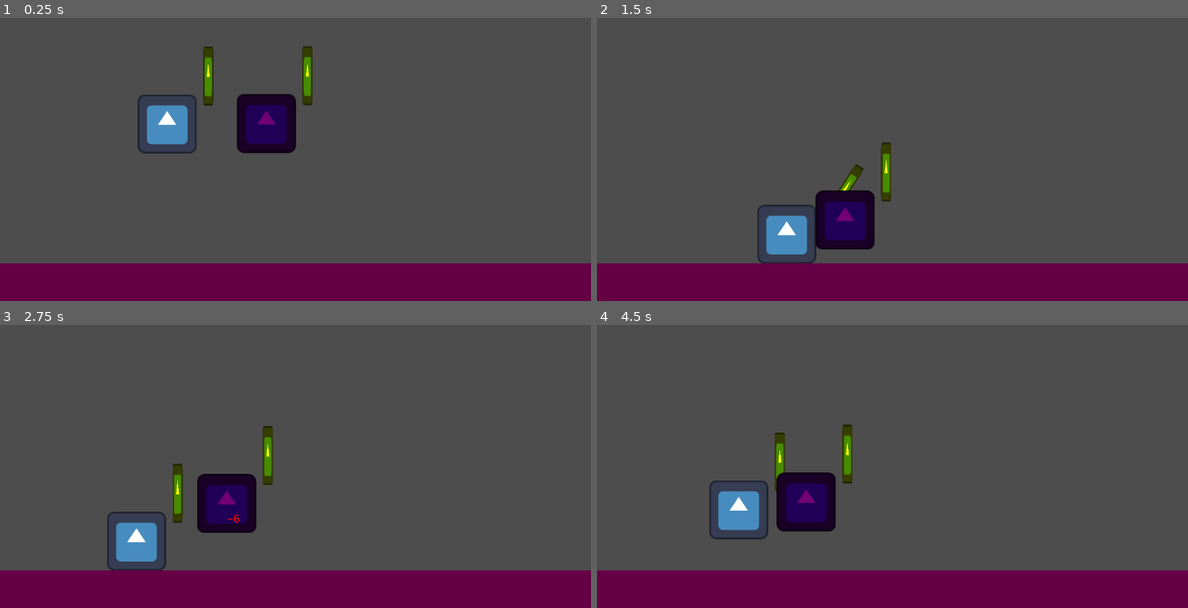
Above: before the commit, frames 1-4 (two rows, left to right).
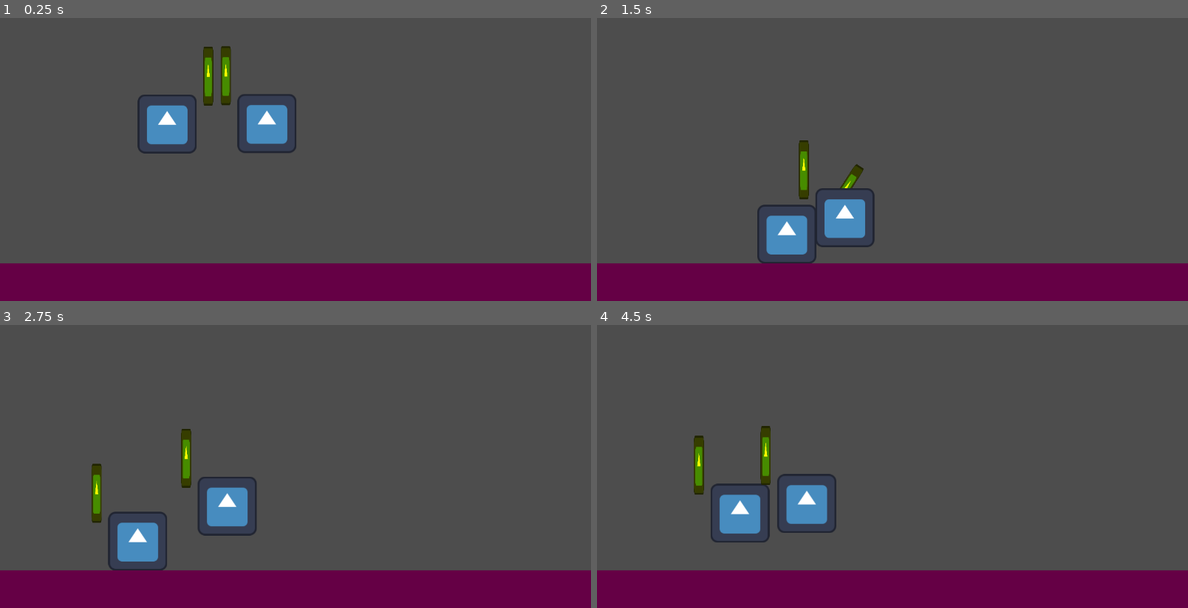
Above: after the commit, the same moments.

Repository: bjornarprytz/yggdrasil-prototype-1
Game: Godot game, scene res://main.tscn
Same seed, same stepped clock (60 frames per second), same inputs: the game is played once before the commit and once after it. The engine's default icon, where the game draws it, is replaced by a stand-in: a white triangle on a blue panel in a dark square.
Inputs:
- Up to frame 1 (0.25 s): no input
- Up to frame 2 (1.5 s): hold Space (jump) 0.53-1.28 s; hold Right (move_right) from 0.53 s (still down); tap F (attack_primary) at 1.35 s
- Up to frame 3 (2.75 s): tap Space (jump) at 1.52, 1.55, 1.82, 2.3 s; release Right (move_right) at 2.03 s; hold Left (move_left) from 2.03 s (still down); hold D (attack_secondary) from 2.03 s (still down)
- Up to frame 4 (4.5 s): release Left (move_left) at 2.78 s; release D (attack_secondary) at 2.78 s; hold Right (move_right) 2.78-4.28 s; tap S (special) at 2.85 s; tap Space (jump) at 3.02, 3.05, 3.32, 3.77, 3.8, 4.07, 4.35 s; hold A (trinket) 3.53-4.28 s; hold Left (move_left) from 4.28 s (still down)

The runs differ from the first frame. In frame 1, 2.8% of the frame differs, in the area x 37-53%, y 9-48%; in frame 2, 2.9%; in frame 3, 3.7%; in frame 4, 4.2%, in the area x 16-44%, y 35-77%.

Commit message:
Fix orientation bug (note to self: don't tamper with physics body scale)

Diff:
--- a/src/props/character.gd
+++ b/src/props/character.gd
@@ -2,15 +2,16 @@
 extends CharacterBody2D
 
 ## Left (-1) to Right (1)
-var horizontal_velocity: float
+var _horizontal_direction: int
 
-## Up (-1) to Down (1)
-var vertical_velocity: float
+## Up to Down
+var _vertical_velocity: float
 
 @export var weapon: Weapon
 @export var stats: Stats
 
 @onready var state: State = State.new(stats)
+@onready var visuals: Node2D = %Visuals
 
 var damage_effect: CPUParticles2D
 
@@ -27,13 +28,21 @@
 
 func _process(delta: float) -> void:
 	if not is_on_floor():
-		vertical_velocity += ProjectSettings.get_setting("physics/2d/default_gravity") * delta
+		_vertical_velocity += ProjectSettings.get_setting("physics/2d/default_gravity") * delta
+	velocity = Vector2(_horizontal_direction * stats.move_speed, _vertical_velocity)
 
 func _physics_process(_delta: float) -> void:
-	velocity = Vector2(horizontal_velocity * stats.move_speed, vertical_velocity)
+	move_and_slide()
 
-	move_and_slide()
+func move_left():
+	_horizontal_direction = -1
+	visuals.scale.x = -1
+func move_right():
+	_horizontal_direction = 1
+	visuals.scale.x = 1
+func stop_moving():
+	_horizontal_direction = 0
 
 func execute_jump():
 	if is_on_floor():
-		vertical_velocity = - stats.jump_strength
+		_vertical_velocity = - stats.jump_strength
--- a/src/props/character.tscn
+++ b/src/props/character.tscn
@@ -13,18 +13,21 @@
 
 [node name="Character" type="CharacterBody2D" node_paths=PackedStringArray("weapon")]
 script = ExtResource("1_r331f")
-weapon = NodePath("Weapon")
+weapon = NodePath("Visuals/Weapon")
 
-[node name="Sprite" type="Sprite2D" parent="."]
+[node name="Visuals" type="Node2D" parent="."]
+unique_name_in_owner = true
+
+[node name="Sprite" type="Sprite2D" parent="Visuals"]
 texture = ExtResource("2_ix3j4")
 
-[node name="Hitbox" parent="." node_paths=PackedStringArray("prop") instance=ExtResource("3_5klfi")]
-prop = NodePath("..")
+[node name="Hitbox" parent="Visuals" node_paths=PackedStringArray("prop") instance=ExtResource("3_5klfi")]
+prop = NodePath("../..")
 
-[node name="Shape" type="CollisionShape2D" parent="Hitbox"]
+[node name="Shape" type="CollisionShape2D" parent="Visuals/Hitbox"]
 shape = SubResource("RectangleShape2D_5xqcc")
 
-[node name="Weapon" parent="." instance=ExtResource("4_7gy7x")]
+[node name="Weapon" parent="Visuals" instance=ExtResource("4_7gy7x")]
 unique_name_in_owner = true
 position = Vector2(89, -40)
 
--- a/src/props/enemy.gd
+++ b/src/props/enemy.gd
@@ -7,13 +7,16 @@
 	super._process(delta)
 	if (is_on_floor()):
 		execute_jump()
+	_move()
+
+func _move():
 	if target:
 		if target.global_position.x > global_position.x:
-			horizontal_velocity = 1
+			move_right()
 		else:
-			horizontal_velocity = -1
+			move_left()
 	else:
-		horizontal_velocity = 0
+		stop_moving()
 
 func _to_string() -> String:
 	return "Enemy"
--- a/src/props/player.gd
+++ b/src/props/player.gd
@@ -13,9 +13,20 @@
 	if event.is_action_pressed("jump"):
 		execute_jump()
 
+
+
 func _process(delta: float) -> void:
 	super._process(delta)
-	horizontal_velocity = Input.get_action_strength("move_right") - Input.get_action_strength("move_left")
+
+	if Input.is_action_pressed("move_left"):
+		move_left()
+		print("left")
+	elif Input.is_action_pressed("move_right"):
+		move_right()
+		print("right")
+	else:
+		stop_moving()
+
 
 func execute_primary_attack():
 	weapon.primary_attack.resolve(self)
@@ -26,9 +37,6 @@
 func execute_special():
 	weapon.special_effect.resolve(self)
 
-func move(direction: float):
-	horizontal_velocity = direction
-
 func execute_trinket_effect():
 	push_warning("Trinkets not implemented yet")
 	pass
Not shown, changed: readme.md
